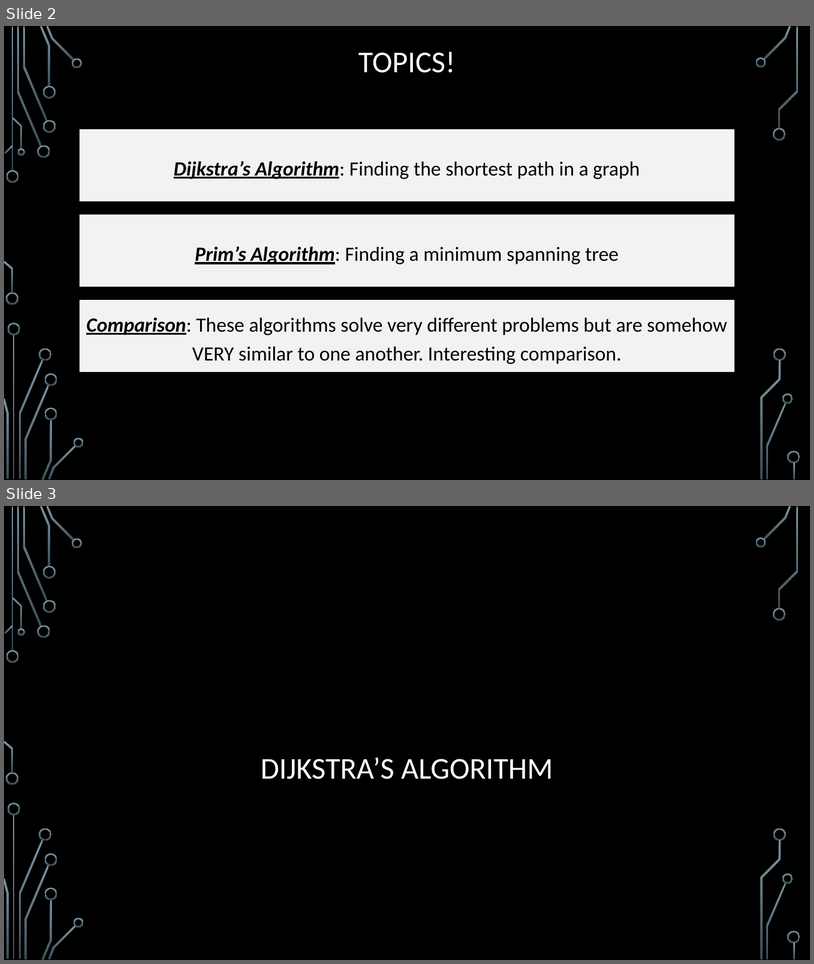
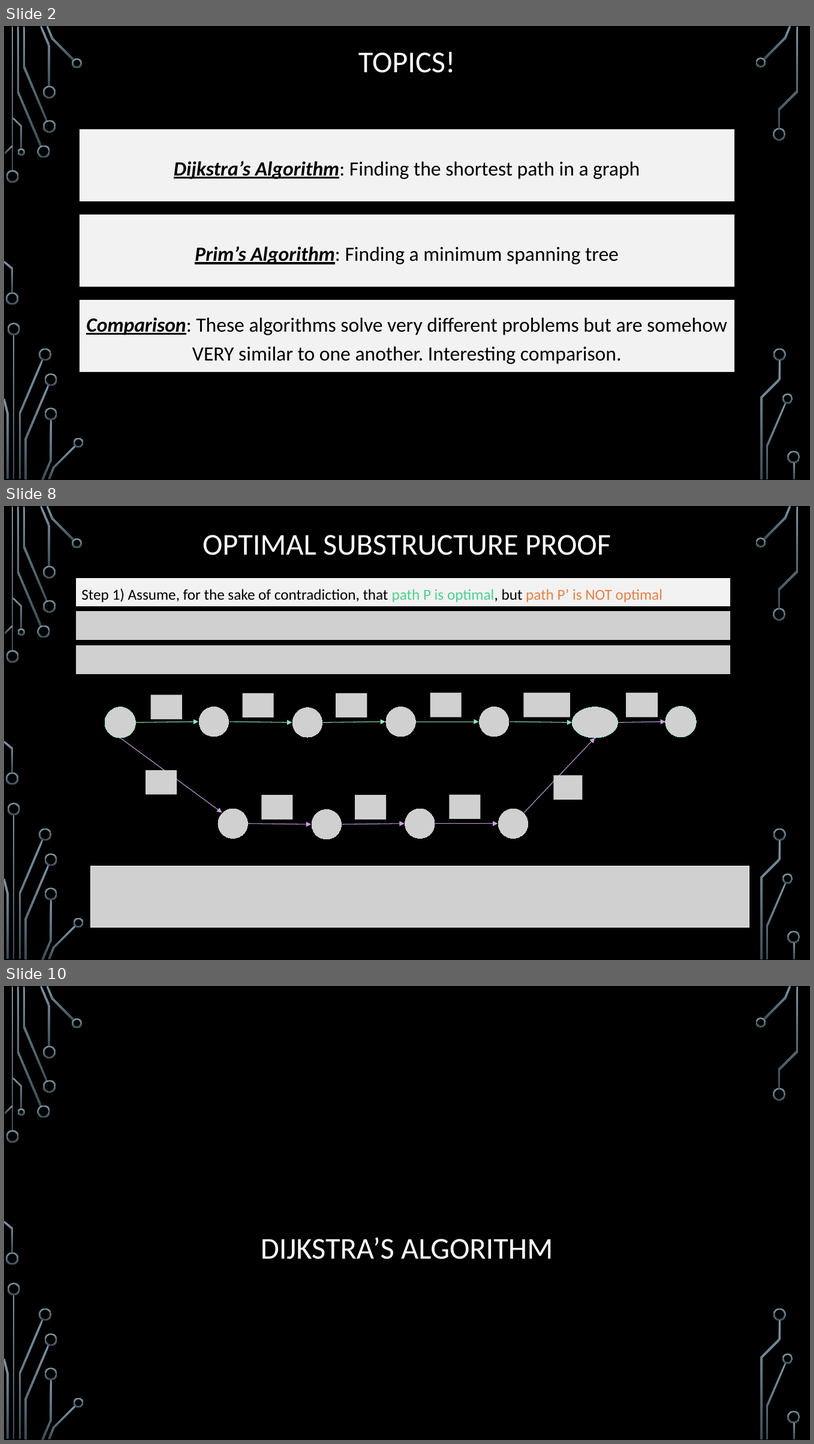
Before and after one commit to markfloryan/dsa2, a slide deck: slides/03-2-DijkstraAndPrim.pptx. Shown one above the other, each under a label of ours: slides 2 and 3 before the commit, slides 2, 8 and 10 after it; the slides between them are not shown. The pictures are 814x964 and 814x1444 pixels, drawn with LibreOffice and Linux fonts; fonts in the diff are those of the drawing; grey boxes stand for pictures; background and template pictures are left out. Boxes give left, top, right and bottom in pixels: in the first picture for what was removed or moved away, otherwise in the second. Text is boxed around its words. In the diff, an @@ line names an element or a change of style, - is before the commit and + after.

```diff
--- a/slides/03-2-DijkstraAndPrim.pptx
+++ b/slides/03-2-DijkstraAndPrim.pptx
@@ slide 8 added at box(4, 506, 810, 960), background picture (left out); not listed: 36 template elements that a slide beside it also shows @@
@@ title added at box(203, 535, 611, 555), 36 pt, text #FFFFFF @@
+OPTIMAL SUBSTRUCTURE PROOF
@@ text added at box(75, 577, 731, 606), fill #F2F2F2, outline #000000 0.75 pt, 18 pt, text #000000 @@
+Step 1) Assume, for the sake of contradiction, that path P is optimal, but path P’ is NOT optimal
@@ picture added at box(75, 611, 731, 640) @@
@@ picture added at box(75, 645, 731, 674) @@
@@ group added at box(105, 693, 696, 840): 22 pictures, 11 arrows @@
@@ picture added at box(90, 866, 749, 927) @@
@@ what was slide 3 is now slide 10 @@
```
Also in this commit, not shown: 8 slides changed, 11 other slides added, 1 other file.
